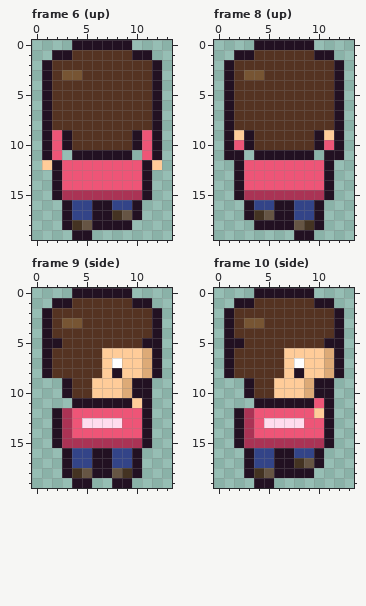
A pixel-art file gets an edit: games/picomon/art/hero.aseprite. The picture above is the old version.
14x20 pixels, 12 frames. Shown: frame 6 (up), frame 8 (up), frame 9 (side), frame 10 (side). The commit also changed other frames, which this record leaves out.
New version:
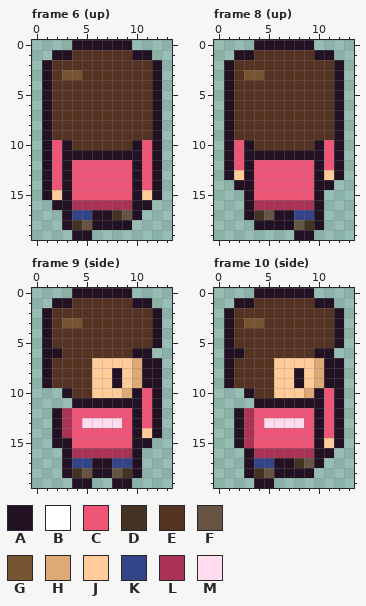
Palette (. is transparent): A #221122  B #ffffff  C #ee5577  D #443322  E #553322  F #665544  G #775533  H #ddaa77  J #ffcc99  K #334488  L #aa3355  M #ffddee
Change:
Changed rows in their new state; - is an unchanged pixel.
Frame 6 (up), layers "outline", "shade", "fill":
first column x 1:
 9 -EE------EE-
11 --A------A--
12 ACA------ACA
13 ACA------ACA
14 ACA------ACA
15 AJACCCCCCAJA
16 -A-LLLLLL-A-
Frame 8 (up), layers "outline", "shade", "fill":
first column x 1:
 9 -EE------EE-
11 -CA------AC-
12 ACA------ACA
13 AJA------AJA
14 --A------A--
15 -.ACCCCCCA.-
16 ---LLLLLL---
Frame 9 (side), layers "outline", "shade", "fill":
first column x 1:
 5 -E--------E-
 6 -A----EEEAA.
 7 -----J-J-HA-
 8 -----J---HA-
 9 AEE----AJH-A
10 ----------CA
11 ---------ACA
12 ---------ACA
13 ---------ACA
14 ---------AJA
15 --ACCCCCCA--
16 ---LLLLLL---
Frame 10 (side), layers "outline", "shade", "fill":
first column x 1:
 5 -E--------E-
 6 -A----EEEAA.
 7 -----J-J-HA-
 8 -----J---HA-
 9 AEE----AJH-A
10 ----------CA
11 ---------ACA
12 ---------ACA
13 ---------ACA
14 ---------ACA
15 ---CCCCCCAJA
16 ---LLLLLL-A-
Changed places in both pictures, as pixel boxes (x1, y1, x2, y2):
changed: (42, 130, 162, 210)
changed: (224, 130, 344, 210)
changed: (42, 338, 162, 458)
changed: (224, 338, 344, 458)
